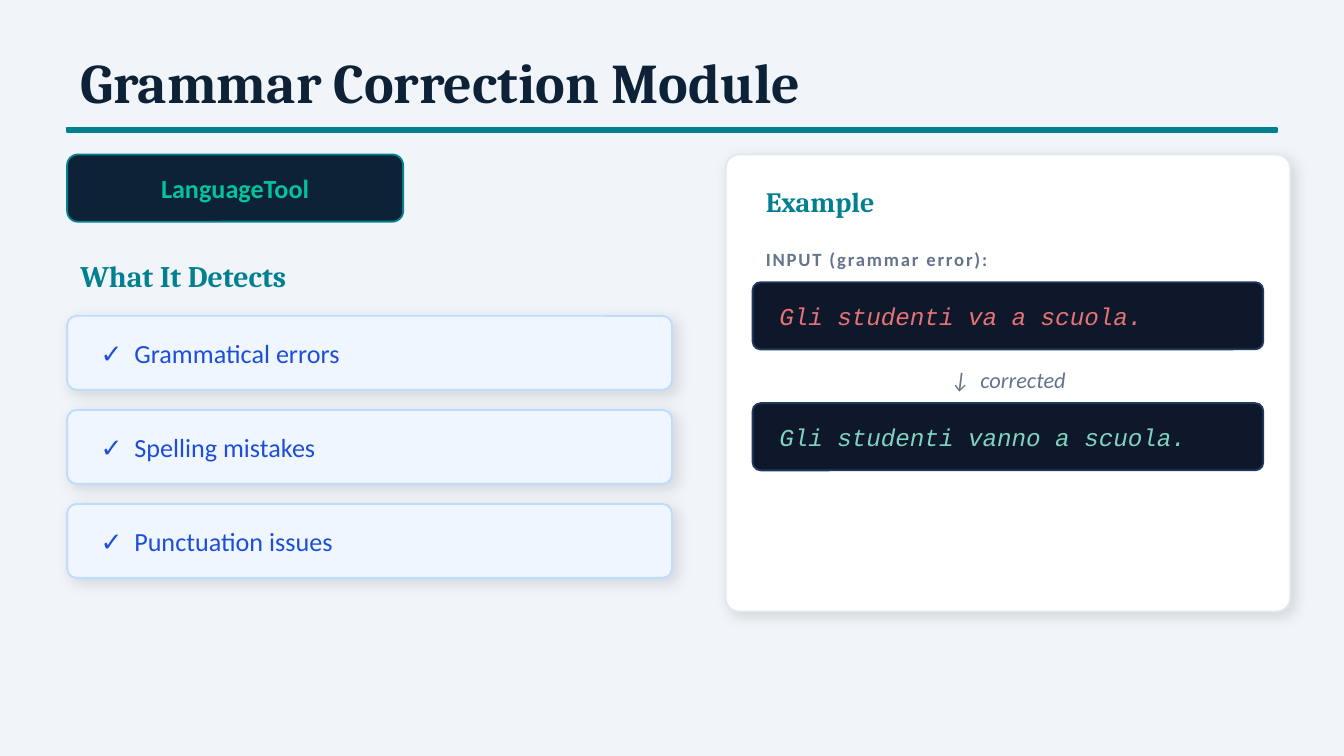
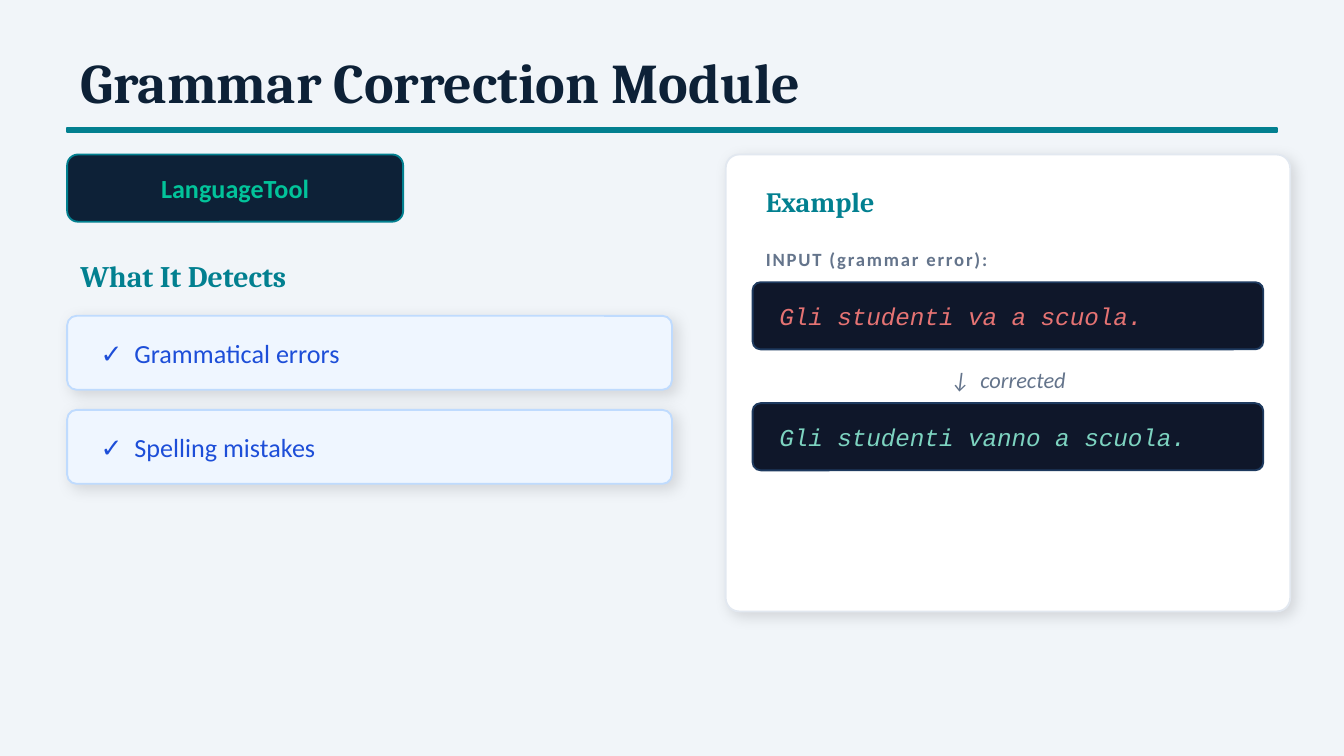
Before and after one commit to EmanuelaIbra/text-quality-analyzer, a slide deck: slide 6 of docs/drs/Italian_Text_Analyzer_Presentation.pptx (slide 7 before the commit). Drawn at 1344x756 pixels with LibreOffice and Linux fonts; fonts in the diff are those of the drawing. Boxes give left, top, right and bottom in pixels: in the first picture for what was removed or moved away, otherwise in the second. Text is boxed around its words. In the diff, an @@ line names an element or a change of style, - is before the commit and + after.

```diff
--- a/docs/drs/Italian_Text_Analyzer_Presentation.pptx
+++ b/docs/drs/Italian_Text_Analyzer_Presentation.pptx
@@ rounded rectangle removed at (67,504,672,578) @@
@@ text removed at (134,533,332,551) @@
-✓ Punctuation issues
```
Also in this commit, not shown: 5 other slides changed, 1 slide removed, 16 other files.
